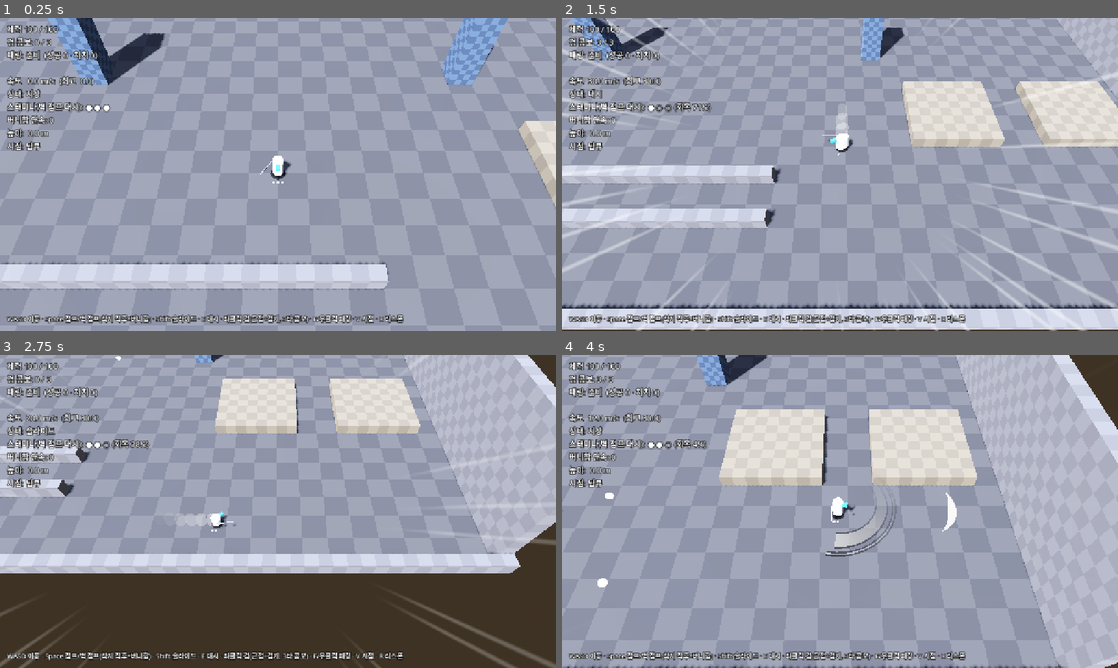
Above: before the commit, frames 1-4 (two rows, left to right).
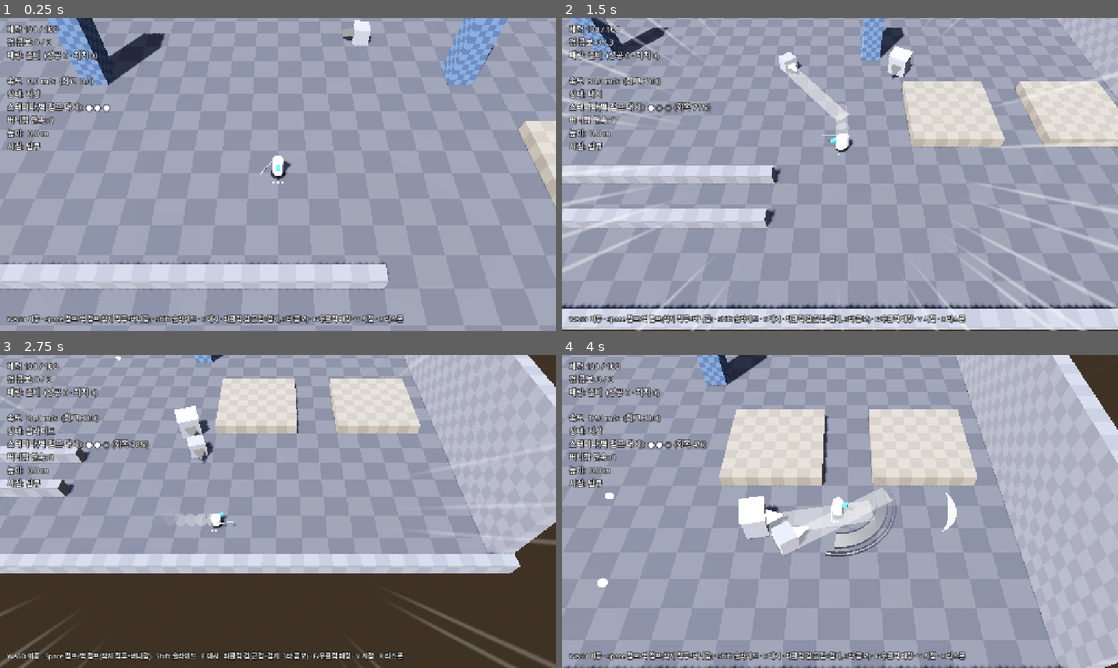
Above: after the commit, the same moments.

Repository: jh4317/newgame-project
Game: Godot game, scene res://scenes/movement_proto.tscn
The game is run twice, just before and just after one commit, with the same random seed, the same clock (stepped at 60 frames per second) and the same inputs.
Inputs (mouse positions are in pixels of both pictures, inside the frame that each line leads up to):
- Up to frame 1 (0.25 s): no input
- Up to frame 2 (1.5 s): tap Enter at 0.5 s; move the mouse to (962, 158) at 0.52 s; press the mouse at (962, 158) at 0.53 s; hold D (move_right) 0.53-1.28 s; tap Space (jump) at 0.77 s; tap E (dash) at 0.8, 1.35 s; move the mouse to (728, 190) at 1.27 s; release the mouse at (728, 190) at 1.28 s; hold S (move_back) from 1.28 s (still down)
- Up to frame 3 (2.75 s): tap Space (jump) at 1.52 s; tap F (parry) at 1.55, 2.1 s; move the mouse to (333, 442) at 2.02 s; release S (move_back) at 2.03 s; hold D (move_right) from 2.03 s (still down); hold Shift (slide) from 2.03 s (still down)
- Up to frame 4 (4 s): move the mouse to (812, 574) at 2.77 s; release D (move_right) at 2.78 s; release Shift (slide) at 2.78 s; hold W (move_forward) 2.78-3.53 s; tap Shift (slide) at 2.85 s; tap Space (jump) at 3.02, 3.77 s; click (812, 574) at 3.05 s; move the mouse to (1006, 558) at 3.52 s; press the mouse at (1006, 558) at 3.53 s; hold A (move_left) from 3.53 s (still down); tap E (dash) at 3.8 s

The runs differ from the first frame. In frame 1, 0.3% of the frame differs, in the area x 61-67%, y 0-9%; in frame 2, 1.0%; in frame 3, 0.6%; in frame 4, 2.5%, in the area x 31-60%, y 42-64%.

Commit message:
Add rusher enemy, melee parry, and dash invincibility frames
- Rusher enemy (basic/elite): chases, telegraphs a charge with a ground
  lane (white = parryable, red = unparryable), then dashes in a straight line
- Melee parry: parrying a charge knocks the rusher back and staggers it
  (1.5x damage taken, ink filled to max)
- Dash grants 0.2s of invincibility: projectiles pass through, charges miss
- Spawn 2 basic + 1 elite rusher in the movement arena; document values in GDD

Co-Authored-By: Claude Opus 5.5 <noreply@anthropic.com>

Diff:
--- a/scripts/combat/projectile.gd
+++ b/scripts/combat/projectile.gd
@@ -80,6 +80,8 @@
 	if body.is_in_group("player"):
 		if reflected:
 			return
+		if body.has_method("is_invulnerable") and bool(body.call("is_invulnerable")):
+			return  # 대시 무적: 탄이 몸을 통과한다
 		body.call("take_damage", damage)
 		queue_free()
 	elif body.is_in_group("enemy"):
--- /dev/null
+++ b/scripts/combat/rusher_enemy.gd
@@ -0,0 +1,427 @@
+extends CharacterBody3D
+## 돌격형 적 (GDD 6.2): 플레이어를 쫓아와 예고 뒤 직선으로 돌진해 벤다.
+## 대응: 근접 패링으로 튕겨 내 경직시키거나, 슬라이드·대시로 돌진 경로에서 빠져나간다.
+##
+## 상태: 추격 → 예고(멈춰서 조준, 바닥에 돌진 경로 표시) → 돌진 → 후딜레이 → 추격
+##   - 예고 색: 흰색 = 패링 가능, 붉은색 = 패링 불가 (GDD 3.1, 6.1)
+##   - 패링당하면 뒤로 튕겨 나며 경직. 경직 중에는 받는 대미지가 커진다 (GDD 3.1)
+## 등급 (GDD 6.1):
+##   - 하급: 패링 가능한 돌진만
+##   - 중급: 더 크고 단단하며, N번마다 패링 불가(붉은) 돌진을 섞는다. 머리 위 흰 띠로 구분
+## 길 찾기는 아직 없다(직선 추격). 적 공통 기반·NavigationAgent3D는 적 종류가 늘 때 정리한다 (GDD 9.2).
+## 프로토타입용으로 죽으면 잠시 뒤 다시 살아난다.
+
+signal died(enemy: Node)
+
+enum Tier { BASIC, ELITE }
+enum State { CHASE, WINDUP, CHARGE, RECOVER, STAGGER }
+
+const InkStack := preload("res://scripts/combat/ink_stack.gd")
+const BODY_COLOR := Color(0.6, 0.6, 0.64)
+const INK_TINT := Color(0.03, 0.03, 0.03)
+const WARN_RED := Color(1.0, 0.12, 0.1)
+
+@export var tier: Tier = Tier.BASIC        # add_child 전에 정한다
+@export var max_health := 4.0              # 근접 베기 1번 = 2칸
+@export var chase_speed := 9.0             # 달리기(12 m/s)보다 느리다: 달려서 떨칠 수 있다
+@export var turn_speed_deg := 360.0
+@export var gravity := 24.0
+@export var charge_trigger_range := 9.0    # 이 거리 안에서 시야가 트이면 돌진 예고
+@export var telegraph_time := 0.5          # GDD 6.1: 예고는 0.3초 이상
+@export var charge_speed := 26.0
+@export var charge_distance := 11.0        # 돌진 최대 거리
+@export var charge_damage := 25.0
+@export var hit_radius := 1.3              # 돌진 중 이 거리 안의 플레이어를 벤다
+@export var recover_time := 0.7            # 돌진 뒤 빈틈
+@export var stagger_time := 1.4            # 패링당한 뒤 경직
+@export var stagger_damage_mul := 1.5      # 경직 중 받는 대미지 배율
+@export var parry_knockback := 7.0
+@export var unparryable_every := 2         # 중급만: N번째 돌진마다 패링 불가
+@export var respawn_time := 4.0
+
+var target: Node3D
+var health := 4.0
+var state: State = State.CHASE
+var ink: Node3D  ## 먹 수치 (ink_stack.gd)
+
+var _state_time := 0.0
+var _cooldown := 1.0
+var _charge_dir := Vector3.FORWARD
+var _charge_left := 0.0
+var _charge_count := 0
+var _unparryable := false
+var _hit_done := false
+var _pulled := 0.0
+var _dead := false
+var _spawn := Vector3.ZERO
+var _flash := 0.0
+var _punch := 0.0
+var _size := Vector3(1.5, 1.5, 1.3)
+var _col: CollisionShape3D
+var _visual: Node3D
+var _body_mesh: MeshInstance3D
+var _body_mat: StandardMaterial3D
+var _horn_mat: StandardMaterial3D
+var _lane: MeshInstance3D
+var _lane_mat: StandardMaterial3D
+var _stars: Node3D
+
+
+func body_height() -> float:
+	return _size.y
+
+
+func is_elite() -> bool:
+	return tier == Tier.ELITE
+
+
+func is_dead() -> bool:
+	return _dead
+
+
+func is_staggered() -> bool:
+	return state == State.STAGGER
+
+
+## 플레이어의 근접 패링 판정용: 지금 패링할 수 있는 돌진 중인가
+func is_parryable_attack() -> bool:
+	return not _dead and state == State.CHARGE and not _unparryable and not _hit_done
+
+
+## 반사탄·검기 조준 보정에 쓰는 지점
+func aim_point() -> Vector3:
+	return global_position + Vector3.UP * (_size.y * 0.55)
+
+
+func _ready() -> void:
+	add_to_group("enemy")
+	if is_elite():
+		_size = Vector3(1.9, 1.9, 1.6)
+		max_health = 6.0
+	else:
+		unparryable_every = 0  # 하급은 패링 불가 공격을 쓰지 않는다
+	health = max_health
+	_spawn = global_position
+	_cooldown = randf_range(0.6, 1.4)
+	floor_snap_length = 0.3
+
+	var shape := BoxShape3D.new()
+	shape.size = _size
+	_col = CollisionShape3D.new()
+	_col.shape = shape
+	_col.position.y = _size.y * 0.5
+	add_child(_col)
+
+	_build_visuals()
+
+	ink = InkStack.new()
+	ink.body_height = _size.y
+	ink.body_size = _size
+	add_child(ink)
+
+	if target is PhysicsBody3D:
+		add_collision_exception_with(target)  # 돌진이 플레이어를 밀지 않고 지나가게
+
+
+## 먹 끌어당김에 붙잡혀 target 위치로 빨려 간다
+func pull_to(to: Vector3, duration := 0.3) -> void:
+	if _dead:
+		return
+	_flash = 0.08
+	_pulled = duration
+	_set_state(State.RECOVER)  # 끌려가면 하던 공격이 끊긴다
+	velocity = Vector3.ZERO
+	var tw := create_tween()
+	tw.tween_property(self, "global_position", to, duration).set_trans(Tween.TRANS_BACK).set_ease(Tween.EASE_OUT)
+
+
+## 이번 공격으로 죽었으면 true
+func take_damage(amount: float) -> bool:
+	if _dead:
+		return false
+	if state == State.STAGGER:
+		amount *= stagger_damage_mul
+	health -= amount / 20.0  # 대미지 20 = 체력 1칸
+	_flash = 0.12
+	_punch = clampf(amount / 40.0, 0.5, 1.5)
+	if health <= 0.0:
+		_die()
+		return true
+	return false
+
+
+## 플레이어가 돌진을 패링했다: 뒤로 튕겨 나며 경직
+func on_parried(from: Vector3) -> void:
+	if _dead:
+		return
+	var away := global_position - from
+	away.y = 0.0
+	away = away.normalized() if away.length() > 0.01 else -_charge_dir
+	velocity = away * parry_knockback + Vector3.UP * 4.0
+	_hit_done = true
+	_flash = 0.15
+	_punch = 1.5
+	_set_state(State.STAGGER)
+
+
+func _physics_process(delta: float) -> void:
+	if _dead:
+		return
+	_state_time += delta
+	if _pulled > 0.0:
+		_pulled -= delta
+		return
+
+	var vy := velocity.y
+	var hvel := Vector3(velocity.x, 0.0, velocity.z)
+	var to_target := Vector3.ZERO
+	if target:
+		to_target = target.global_position - global_position
+		to_target.y = 0.0
+
+	match state:
+		State.CHASE:
+			_cooldown -= delta
+			if to_target.length() > 0.1:
+				_face(to_target, delta)
+				hvel = hvel.move_toward(to_target.normalized() * chase_speed, 40.0 * delta)
+			if _cooldown <= 0.0 and to_target.length() <= charge_trigger_range and _can_see_target():
+				_begin_windup()
+		State.WINDUP:
+			hvel = hvel.move_toward(Vector3.ZERO, 60.0 * delta)
+			# 예고 초반에는 계속 조준하다가, 마지막 40%는 방향을 고정해 읽고 피할 수 있게 한다
+			if _state_time < telegraph_time * 0.6 and to_target.length() > 0.1:
+				_charge_dir = to_target.normalized()
+				_face(to_target, delta * 3.0)
+			_update_telegraph()
+			if _state_time >= telegraph_time:
+				_begin_charge()
+		State.CHARGE:
+			hvel = _charge_dir * charge_speed
+			_charge_left -= charge_speed * delta
+			_check_charge_hit()
+			if _charge_left <= 0.0 or (is_on_wall() and _state_time > 0.05):
+				_end_charge()
+		State.RECOVER:
+			hvel = hvel.move_toward(Vector3.ZERO, 50.0 * delta)
+			if _state_time >= recover_time:
+				_set_state(State.CHASE)
+		State.STAGGER:
+			hvel = hvel.move_toward(Vector3.ZERO, 12.0 * delta)
+			if _state_time >= stagger_time:
+				_set_state(State.CHASE)
+
+	vy = 0.0 if is_on_floor() and vy < 0.0 else vy - gravity * delta
+	velocity = Vector3(hvel.x, vy, hvel.z)
+	move_and_slide()
+	if global_position.y < -20.0:
+		global_position = _spawn
+		velocity = Vector3.ZERO
+
+
+func _process(delta: float) -> void:
+	if _dead:
+		return
+	_flash -= delta
+	var tint := BODY_COLOR.lerp(INK_TINT, float(ink.call("ratio")) * 0.9)
+	_body_mat.albedo_color = Color(1, 1, 1) if _flash > 0.0 else tint
+	_punch = move_toward(_punch, 0.0, 8.0 * delta)
+	var squash := Vector3(1.0 + 0.15 * _punch, 1.0 - 0.1 * _punch, 1.0 + 0.15 * _punch)
+	if state == State.CHARGE:
+		squash = Vector3(0.9, 0.85, 1.35)  # 돌진 중 앞뒤로 늘어난다
+	_body_mesh.scale = _body_mesh.scale.lerp(squash, 1.0 - exp(-25.0 * delta))
+	# 경직: 머리 위에서 흰 별이 돈다
+	_stars.visible = state == State.STAGGER
+	if _stars.visible:
+		_stars.rotation.y += 9.0 * delta
+
+
+# ---------------------------------------------------------------- 상태 전환
+
+func _set_state(s: State) -> void:
+	state = s
+	_state_time = 0.0
+	if s != State.WINDUP:
+		_lane.visible = false
+		_set_horn(Color(0.5, 0.5, 0.5), 0.3)
+
+
+func _begin_windup() -> void:
+	_charge_count += 1
+	_unparryable = unparryable_every > 0 and _charge_count % unparryable_every == 0
+	_set_state(State.WINDUP)
+	_lane.visible = true
+
+
+func _begin_charge() -> void:
+	_charge_left = charge_distance
+	_hit_done = false
+	_set_state(State.CHARGE)
+	var c := WARN_RED if _unparryable else Color(1, 1, 1)
+	_set_horn(c, 6.0)  # 돌진 중에도 패링 가능 여부를 계속 보여 준다
+
+
+func _end_charge() -> void:
+	_set_state(State.RECOVER)
+	_cooldown = randf_range(0.8, 1.6)
+
+
+func _check_charge_hit() -> void:
+	if _hit_done or target == null:
+		return
+	var to := target.global_position - global_position
+	if absf(to.y) > 1.6 or Vector3(to.x, 0.0, to.z).length() > hit_radius + _size.x * 0.5:
+		return
+	# 플레이어의 패링 판정이 열려 있으면 먼저 확인한다 (같은 프레임 처리 순서와 무관하게)
+	if not _unparryable and target.has_method("try_parry_melee") and bool(target.call("try_parry_melee", self)):
+		return
+	if target.has_method("is_invulnerable") and bool(target.call("is_invulnerable")):
+		return  # 대시 무적: 돌진을 뚫고 지나간다 (무적이 끝난 뒤에도 겹쳐 있으면 맞는다)
+	_hit_done = true
+	target.call("take_damage", charge_damage)
+	_end_charge()
+
+
+func _can_see_target() -> bool:
+	var from := global_position + Vector3.UP * (_size.y * 0.6)
+	var to := target.global_position + Vector3.UP * 1.0
+	if absf(to.y - from.y) > 2.5:
+		return false  # 다른 층에 있으면 돌진하지 않는다
+	var q := PhysicsRayQueryParameters3D.create(from, to)
+	q.exclude = [get_rid()]
+	var hit := get_world_3d().direct_space_state.intersect_ray(q)
+	return hit.is_empty() or hit["collider"] == target
+
+
+func _face(dir: Vector3, delta: float) -> void:
+	var want := atan2(-dir.x, -dir.z)
+	rotation.y = rotate_toward(rotation.y, want, deg_to_rad(turn_speed_deg) * delta)
+
+
+func _die() -> void:
+	_dead = true
+	ink.call("reset")
+	remove_from_group("enemy")
+	visible = false
+	velocity = Vector3.ZERO
+	_col.set_deferred("disabled", true)
+	died.emit(self)
+	get_tree().create_timer(respawn_time).timeout.connect(_respawn)
+
+
+func _respawn() -> void:
+	_dead = false
+	health = max_health
+	global_position = _spawn
+	velocity = Vector3.ZERO
+	visible = true
+	_col.set_deferred("disabled", false)
+	add_to_group("enemy")
+	_cooldown = 1.0
+	_set_state(State.CHASE)
+
+
+# ---------------------------------------------------------------- 표현
+
+func _build_visuals() -> void:
+	_visual = Node3D.new()
+	add_child(_visual)
+
+	# 몸통: 사격형(키 큰 상자)과 구분되는 낮고 넓은 덩어리 (GDD 6.1 실루엣)
+	_body_mesh = MeshInstance3D.new()
+	var bm := BoxMesh.new()
+	bm.size = _size
+	_body_mesh.mesh = bm
+	_body_mesh.position.y = _size.y * 0.5
+	_body_mat = StandardMaterial3D.new()
+	_body_mat.albedo_color = BODY_COLOR
+	_body_mesh.material_override = _body_mat
+	_visual.add_child(_body_mesh)
+
+	# 앞으로 뻗은 뿔(칼날): 돌진 방향과 예고 색을 보여 준다
+	var horn := MeshInstance3D.new()
+	var pm := PrismMesh.new()
+	pm.size = Vector3(_size.x * 0.6, 1.2, 0.35)
+	horn.mesh = pm
+	horn.rotation_degrees = Vector3(-90, 0, 0)  # 꼭짓점이 앞(-Z)을 향하게
+	horn.position = Vector3(0, _size.y * 0.55, -_size.z * 0.5 - 0.55)
+	_horn_mat = StandardMaterial3D.new()
+	_horn_mat.shading_mode = BaseMaterial3D.SHADING_MODE_UNSHADED
+	_horn_mat.emission_enabled = true
+	horn.material_override = _horn_mat
+	_visual.add_child(horn)
+	_set_horn(Color(0.5, 0.5, 0.5), 0.3)
+
+	if is_elite():
+		var band := MeshInstance3D.new()
+		var bandm := BoxMesh.new()
+		bandm.size = Vector3(_size.x + 0.1, 0.18, _size.z + 0.1)
+		band.mesh = bandm
+		band.position.y = _size.y + 0.25
+		var band_mat := StandardMaterial3D.new()
+		band_mat.shading_mode = BaseMaterial3D.SHADING_MODE_UNSHADED
+		band_mat.emission_enabled = true
+		band_mat.albedo_color = Color(1, 1, 1)
+		band_mat.emission = Color(1, 1, 1)
+		band_mat.emission_energy_multiplier = 2.0
+		band.material_override = band_mat
+		band.cast_shadow = GeometryInstance3D.SHADOW_CASTING_SETTING_OFF
+		_visual.add_child(band)
+
+	# 바닥 돌진 경로 표시: 예고 동안 앞쪽으로 길게 차오른다 (탑뷰 가독성, GDD 2·6.1)
+	_lane = MeshInstance3D.new()
+	var lm := BoxMesh.new()
+	lm.size = Vector3(_size.x, 0.02, 1.0)
+	_lane.mesh = lm
+	_lane_mat = StandardMaterial3D.new()
+	_lane_mat.shading_mode = BaseMaterial3D.SHADING_MODE_UNSHADED
+	_lane_mat.transparency = BaseMaterial3D.TRANSPARENCY_ALPHA
+	_lane_mat.emission_enabled = true
+	_lane.material_override = _lane_mat
+	_lane.cast_shadow = GeometryInstance3D.SHADOW_CASTING_SETTING_OFF
+	_lane.visible = false
+	_visual.add_child(_lane)
+
+	# 경직 표시: 머리 위를 도는 흰 점 세 개
+	_stars = Node3D.new()
+	_stars.position.y = _size.y + 0.6
+	var star_mat := StandardMaterial3D.new()
+	star_mat.shading_mode = BaseMaterial3D.SHADING_MODE_UNSHADED
+	star_mat.emission_enabled = true
+	star_mat.albedo_color = Color(1, 1, 1)
+	star_mat.emission = Color(1, 1, 1)
+	star_mat.emission_energy_multiplier = 3.0
+	for i in 3:
+		var s := MeshInstance3D.new()
+		var sm := SphereMesh.new()
+		sm.radius = 0.12
+		sm.height = 0.24
+		s.mesh = sm
+		s.material_override = star_mat
+		s.cast_shadow = GeometryInstance3D.SHADOW_CASTING_SETTING_OFF
+		var a := TAU * i / 3.0
+		s.position = Vector3(cos(a), 0.0, sin(a)) * 0.6
+		_stars.add_child(s)
+	_stars.visible = false
+	_visual.add_child(_stars)
+
+
+func _update_telegraph() -> void:
+	var t := clampf(_state_time / telegraph_time, 0.0, 1.0)
+	var c := WARN_RED if _unparryable else Color(1, 1, 1)
+	_set_horn(c, lerpf(0.5, 8.0, t))
+	# 경로는 몸 기준 로컬 -Z로 뻗는다. 방향이 고정되면 몸도 그쪽을 본다
+	var length := charge_distance * lerpf(0.3, 1.0, t)
+	_lane.scale = Vector3(1.0, 1.0, length)
+	_lane.position = Vector3(0, 0.03, -length * 0.5)
+	_lane_mat.albedo_color = Color(c.r, c.g, c.b, lerpf(0.15, 0.45, t))
+	_lane_mat.emission = c
+	_lane_mat.emission_energy_multiplier = lerpf(0.5, 2.0, t)
+	if _state_time >= telegraph_time * 0.6:
+		rotation.y = atan2(-_charge_dir.x, -_charge_dir.z)
+
+
+func _set_horn(c: Color, energy: float) -> void:
+	_horn_mat.albedo_color = c
+	_horn_mat.emission = c
+	_horn_mat.emission_energy_multiplier = energy
--- a/scripts/player/player_controller.gd
+++ b/scripts/player/player_controller.gd
@@ -9,7 +9,8 @@
 const Sword := preload("res://scripts/combat/sword.gd")
 
 signal respawned
-signal parried(projectile: Node)
+## source: 되받아친 투사체, 또는 근접 패링으로 튕겨 낸 적
+signal parried(source: Node)
 signal damaged(amount: float)
 signal dashed
 signal wall_jumped
@@ -55,6 +56,7 @@
 @export var dash_speed := 30.0
 @export var dash_time := 0.15  # 30 m/s × 0.15초 = 4.5 m
 @export var dash_cooldown := 0.1
+@export var dash_iframe_time := 0.2  # 대시 시작부터 이 시간 동안 무적 (대시 0.15초 + 여유 0.05초)
 
 @export_group("Combat")
 @export var max_health := 100.0
@@ -97,6 +99,7 @@
 var _dash_cooldown_left := 0.0
 var _dash_dir := Vector3(0, 0, -1)
 var _dash_exit_speed := 0.0
+var _invuln_left := 0.0
 
 var _since_floor := 10.0
 var _since_jump_pressed := 10.0
@@ -151,7 +154,14 @@
 	return "준비"
 
 
+## 대시 무적 중이면 true: 탄은 몸을 통과하고 돌진은 빗나간다
+func is_invulnerable() -> bool:
+	return _invuln_left > 0.0
+
+
 func take_damage(amount: float) -> void:
+	if is_invulnerable():
+		return
 	health -= amount
 	damaged.emit(amount)
 	if health <= 0.0:
@@ -169,6 +179,7 @@
 	stamina = stamina_max
 	health = max_health
 	_dash_left = 0.0
+	_invuln_left = 0.0
 	_parry_left = 0.0
 	_parry_cooldown_left = 0.0
 	state = State.AIR
@@ -200,6 +211,7 @@
 	else:
 		_since_floor += delta
 	_dash_cooldown_left = maxf(0.0, _dash_cooldown_left - delta)
+	_invuln_left = maxf(0.0, _invuln_left - delta)
 
 	var hvel := Vector3(velocity.x, 0.0, velocity.z)
 
@@ -305,10 +317,40 @@
 			var ink: Node = shooter.get("ink")
 			if ink:
 				ink.call("add", float(ink.get("max_ink")))
-		_parry_hit = true
-		parry_count += 1
-		health = minf(max_health, health + parry_heal)
-		parried.emit(p)
+		_parry_success(p)
+	# 근접 패링: 돌진 중인 적을 튕겨 내 경직시킨다
+	for e in get_tree().get_nodes_in_group("enemy"):
+		if _parry_hit:
+			return
+		if e.has_method("is_parryable_attack"):
+			try_parry_melee(e)
+
+
+## 근접 공격을 패링할 수 있으면 처리하고 true. 적이 플레이어를 베기 직전에도 호출한다
+## (같은 프레임에서 적이 먼저 처리돼도 열려 있는 패링 판정이 이기도록)
+func try_parry_melee(enemy: Node) -> bool:
+	if _parry_left <= 0.0 or _parry_hit or not bool(enemy.call("is_parryable_attack")):
+		return false
+	var to: Vector3 = (enemy as Node3D).global_position - global_position
+	var flat := Vector3(to.x, 0.0, to.z)
+	if flat.length() > parry_radius + 1.0 or absf(to.y) > 2.0:  # 1.0 = 적 몸통 반폭 여유
+		return false
+	var half_angle := deg_to_rad(parry_angle_deg) * 0.5
+	if flat.length() > 0.3 and facing.angle_to(flat.normalized()) > half_angle:
+		return false
+	enemy.call("on_parried", global_position)
+	var ink: Node = enemy.get("ink")
+	if ink:
+		ink.call("add", float(ink.get("max_ink")))  # 패링 성공은 먹을 즉시 가득 채운다 (GDD 3.8)
+	_parry_success(enemy)
+	return true
+
+
+func _parry_success(source: Node) -> void:
+	_parry_hit = true
+	parry_count += 1
+	health = minf(max_health, health + parry_heal)
+	parried.emit(source)
 
 
 ## 조준 방향으로 되돌리되, 그 근처(보정 각도 안)에 적이 있으면 가장 가까운 적을 향한다
@@ -332,6 +374,7 @@
 	_dash_dir = input_dir.normalized() if input_dir.length() > 0.1 else facing
 	_dash_exit_speed = maxf(hvel.length(), run_speed)
 	_dash_left = dash_time
+	_invuln_left = dash_iframe_time
 	state = State.DASH
 	_ghost_timer = 0.0
 	dashed.emit()
--- a/scripts/proto/movement_arena.gd
+++ b/scripts/proto/movement_arena.gd
@@ -1,5 +1,5 @@
 extends Node3D
-## 1~2단계 프로토타입: 회색 박스 아레나 + 사격형 적과 패링 (GDD 10.2).
+## 1~2단계 프로토타입: 회색 박스 아레나 + 사격형·돌격형 적과 패링 (GDD 10.2).
 ## 아레나·플레이어·카메라·HUD를 코드로 만든다. V 키로 탑뷰/숄더뷰를 바꿔 두 시점을 비교한다.
 ##
 ## 좌표: +X 동쪽, -Z 북쪽(탑뷰 화면 위쪽). 카메라는 남쪽에서 내려다본다.
@@ -17,6 +17,7 @@
 const Hud := preload("res://scripts/ui/movement_hud.gd")
 const InputSetup := preload("res://scripts/systems/input_setup.gd")
 const ShooterEnemy := preload("res://scripts/combat/shooter_enemy.gd")
+const RusherEnemy := preload("res://scripts/combat/rusher_enemy.gd")
 const CombatFx := preload("res://scripts/systems/combat_fx.gd")
 const SpeedLines := preload("res://scripts/fx/speed_lines.gd")
 const HitEffects := preload("res://scripts/fx/hit_effects.gd")
@@ -51,6 +52,12 @@
 	[Vector3(26, 0, -6), 0],
 	[Vector3(36, 4.5, -27), 0],
 ]
+## 돌격형 적 위치와 등급: 열린 바닥에 배치 (중급은 패링 불가 돌진을 섞는다)
+const RUSHER_SPOTS := [
+	[Vector3(8, 0.1, 6), 0],
+	[Vector3(-6, 0.1, -26), 0],
+	[Vector3(28, 0.1, 8), 1],
+]
 
 var fx: CanvasLayer
 var speed_lines: CanvasLayer
@@ -113,6 +120,14 @@
 		e.target = player
 		e.died.connect(_on_enemy_died)
 		enemies.append(e)
+	for spot in RUSHER_SPOTS:
+		var r := RusherEnemy.new()
+		r.position = spot[0]
+		r.tier = spot[1]
+		r.target = player  # _ready에서 플레이어와의 충돌 예외를 걸기 때문에 add_child 전에 정한다
+		add_child(r)
+		r.died.connect(_on_enemy_died)
+		enemies.append(r)
 
 	hud = Hud.new()
 	add_child(hud)
Not shown, changed: docs/GDD.md
